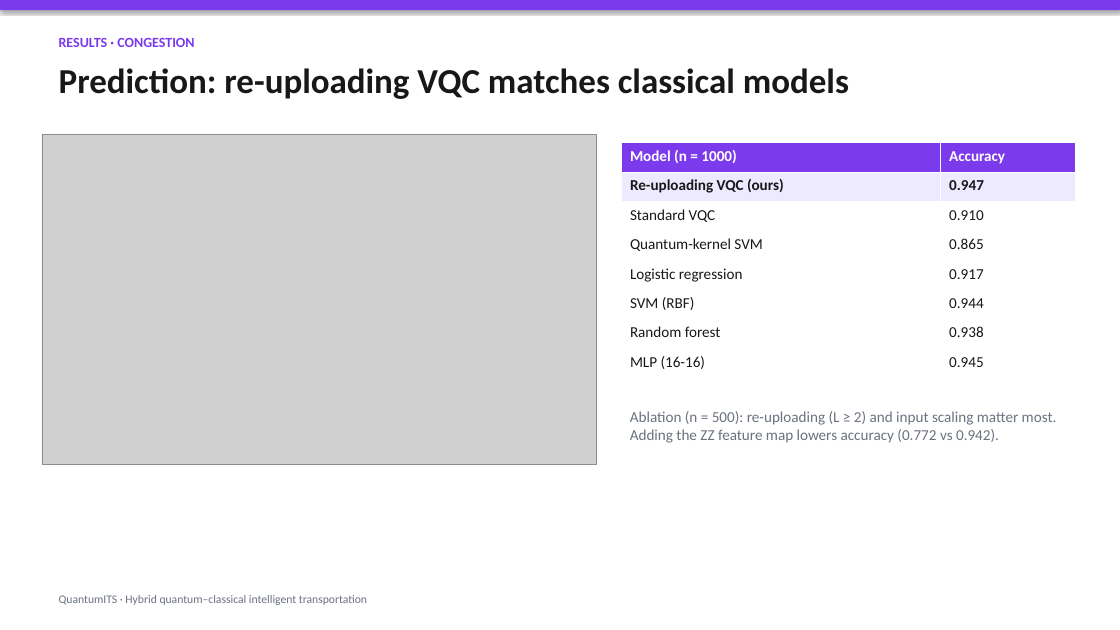
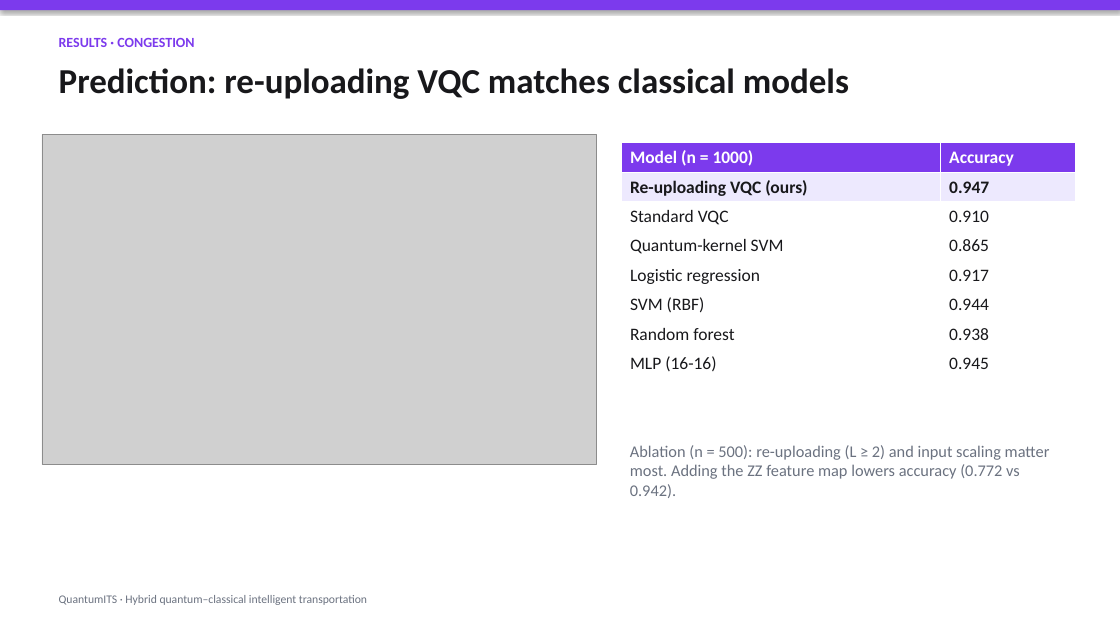
Before and after one commit to NathanC987/quantum-mp, a slide deck: slide 6 of slides/QuantumITS.pptx. Drawn at 1120x630 pixels with LibreOffice and Linux fonts; fonts in the diff are those of the drawing; grey boxes stand for pictures. Boxes give left, top, right and bottom in pixels: in the first picture for what was removed or moved away, otherwise in the second. Text is boxed around its words. In the diff, an @@ line names an element or a change of style, - is before the commit and + after.

```diff
--- a/slides/QuantumITS.pptx
+++ b/slides/QuantumITS.pptx
@@ table at box(622, 143, 1075, 378) @@
@@ size 13 to 15 pt @@
@@ text "Ablation (n = 500): re-uploading ...": place and size @@
-text "Ablation (n = 500): re-uploading ..." at box(630, 411, 1057, 443)
+text "Ablation (n = 500): re-uploading ..." at box(630, 445, 1050, 498)
@@ text "Ablation (n = 500): re-uploading ..." at box(630, 445, 1050, 498): size 13 to 14 pt @@
```
Also in this commit, not shown: 8 other slides changed, 7 other files.
